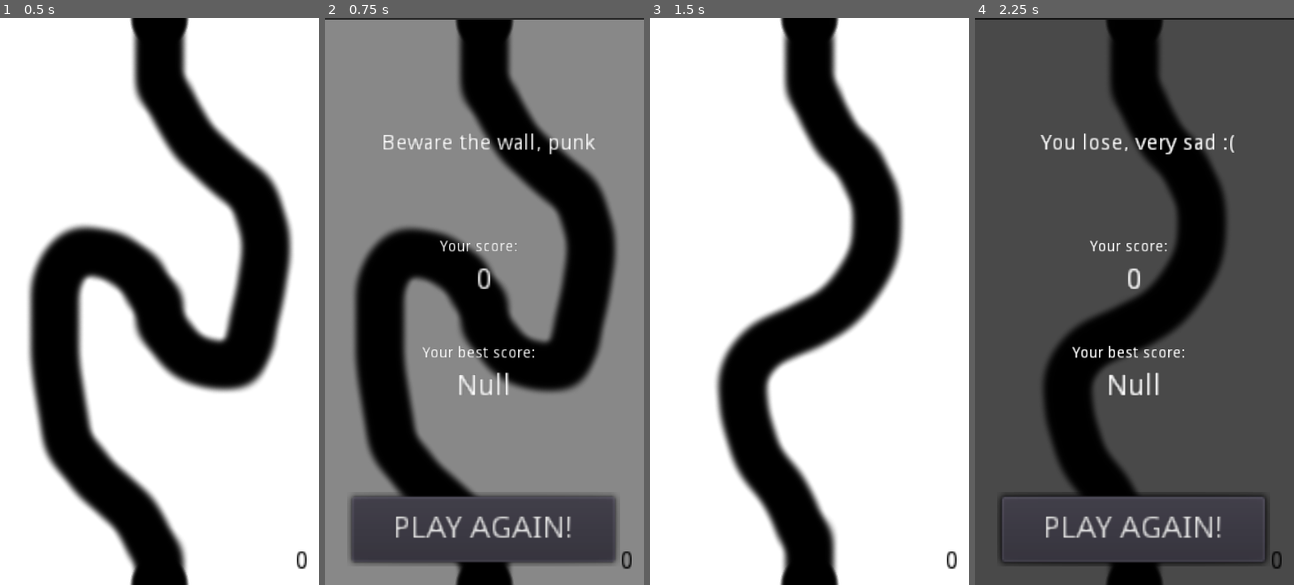
Above: before the commit, frames 1-4 (left to right).
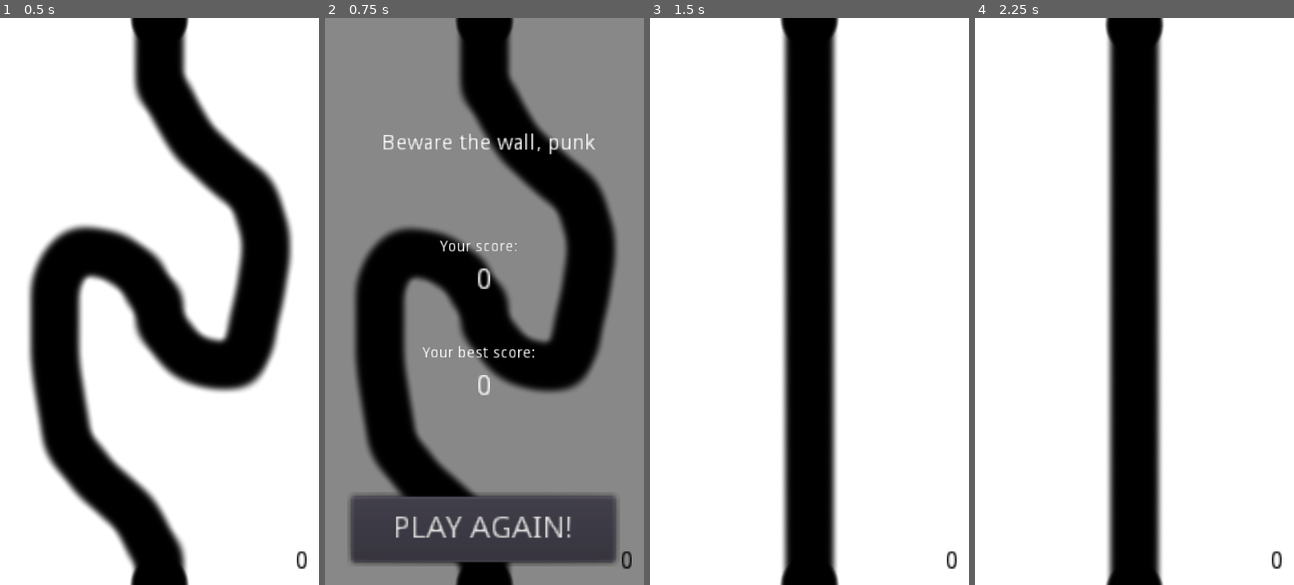
Above: after the commit, the same moments.

Repository: Jendoliver/caca-slider
Game: Godot game, scene res://Arcade.tscn
The game is run twice, just before and just after one commit, with the same random seed, the same clock (stepped at 60 frames per second) and the same inputs. The project has no main scene, so this scene is started directly.
Inputs (mouse positions are in pixels of both pictures, inside the frame that each line leads up to):
- Up to frame 1 (0.5 s): no input
- Up to frame 2 (0.75 s): tap Enter at 0.5 s; move the mouse to (554, 273) at 0.52 s; hold D from 0.53 s (still down); tap P at 0.6 s; click (554, 273) at 0.67 s
- Up to frame 3 (1.5 s): tap K at 0.8 s; release D at 1.25 s; click "PLAY AGAIN!" at 1.25 s
- Up to frame 4 (2.25 s): tap Space at 2 s; move the mouse to (1070, 329) at 2.02 s; tap K at 2.1 s; click (1070, 329) at 2.17 s

Frame 1 is identical in both runs. In frame 2, 0.6% of the frame differs, in the area x 0-100%, y 0-67%; in frame 3, 22%; in frame 4, 95%, in the area x 0-100%, y 0-100%.
Error before the commit: Invalid operands 'int' and 'Nil' in operator '<'. (res://Arcade.gd:107)

Commit message:
Fixes bugs from d8f8c48ff5bed0a2176ebe22808a67c31a2ecceb Hiscore still broken

Diff:
--- a/Arcade.gd
+++ b/Arcade.gd
@@ -15,32 +15,35 @@
 ]
 var section_pool = []
 var last_section: Section
-var player
 var score = 0 setget set_score
 var hiscore
 
 onready var score_timer: Timer = $ScoreTimer
 onready var score_label: Label = $HUD/ScoreLabel
+onready var player = $Player
 
 
 func _ready():
 	Game.connect("ended", self, "end_game")
 	hiscore = load_hiscore()
-	_init()
+	initialize()
 
 
-func _init():
-	score = 0
+func initialize():
+	randomize()
 	position = Vector2(0, 0)
+	last_section = null
 	set_physics_process(false)
-	for i in range(initial_sections - 1):
+	for i in range(initial_sections):
 		create_new_section()
+	set_process_input(true)
 
 
 func restart():
 	for i in range(len(section_pool)):
 		section_pool.pop_back().queue_free()
-	_init()
+	initialize()
+	set_score(0)
 
 
 func _physics_process(delta):
@@ -48,6 +51,15 @@
 
 
 func _input(event):
+#	if event is InputEventKey and event.scancode == KEY_P:
+#		print("Section pool len: ", len(section_pool))
+#
+#	if event is InputEventKey and event.scancode == KEY_D:
+#		print(Nodes.repr(self))
+#
+#	if event is InputEventKey and event.scancode == KEY_K:
+#		Game.end()
+
 	if Game.is_started:
 		return
 
@@ -57,8 +69,6 @@
 
 
 func start_game():
-	player = Player.instance()
-	add_child(player)
 	set_physics_process(true)
 	score = 0
 	score_timer.wait_time = 1
@@ -75,6 +85,7 @@
 	lose_screen.score = score
 	lose_screen.hiscore = hiscore
 	lose_screen.connect("play_again_pressed", self, "restart")
+	set_process_input(false)
 
 
 func create_new_section():
@@ -116,7 +127,7 @@
 func load_hiscore() -> int:
 	var save_file = File.new()
 	if not save_file.file_exists("user://savegame.save"):
-		 return 0
+		return 0
 
 	save_file.open("user://savegame.sav", File.READ)
 	var json_obj = parse_json(save_file.get_line())
--- a/Arcade.tscn
+++ b/Arcade.tscn
@@ -1,6 +1,7 @@
-[gd_scene load_steps=2 format=2]
+[gd_scene load_steps=3 format=2]
 
 [ext_resource path="res://Arcade.gd" type="Script" id=1]
+[ext_resource path="res://player/Player.tscn" type="PackedScene" id=2]
 
 [node name="Arcade" type="Node2D"]
 script = ExtResource( 1 )
@@ -19,4 +20,6 @@
 align = 2
 
 [node name="ScoreTimer" type="Timer" parent="."]
+
+[node name="Player" parent="." instance=ExtResource( 2 )]
 [connection signal="timeout" from="ScoreTimer" to="." method="_on_ScoreTimer_timeout"]
--- a/player/Player.gd
+++ b/player/Player.gd
@@ -17,9 +17,11 @@
 func start_run():
 	show()
 	global_position = get_global_mouse_position()
+	set_process(true)
 	hitbox.monitorable = true
 
 
 func end_run():
 	hide()
+	set_process(false)
 	hitbox.monitorable = false
